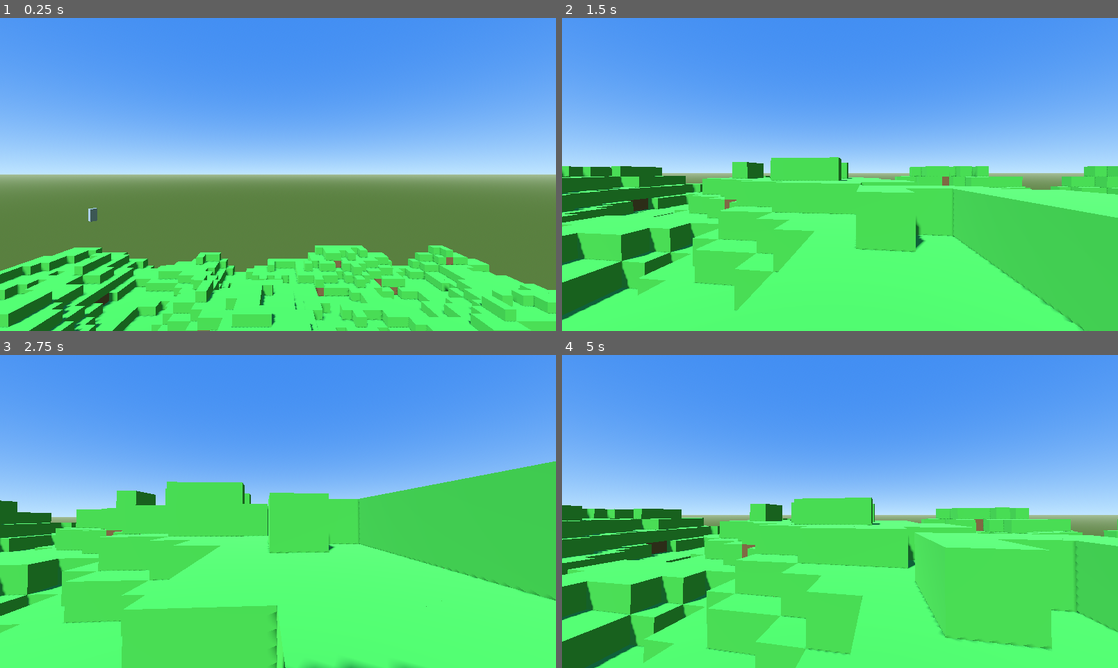
Above: before the commit, frames 1-4 (two rows, left to right).
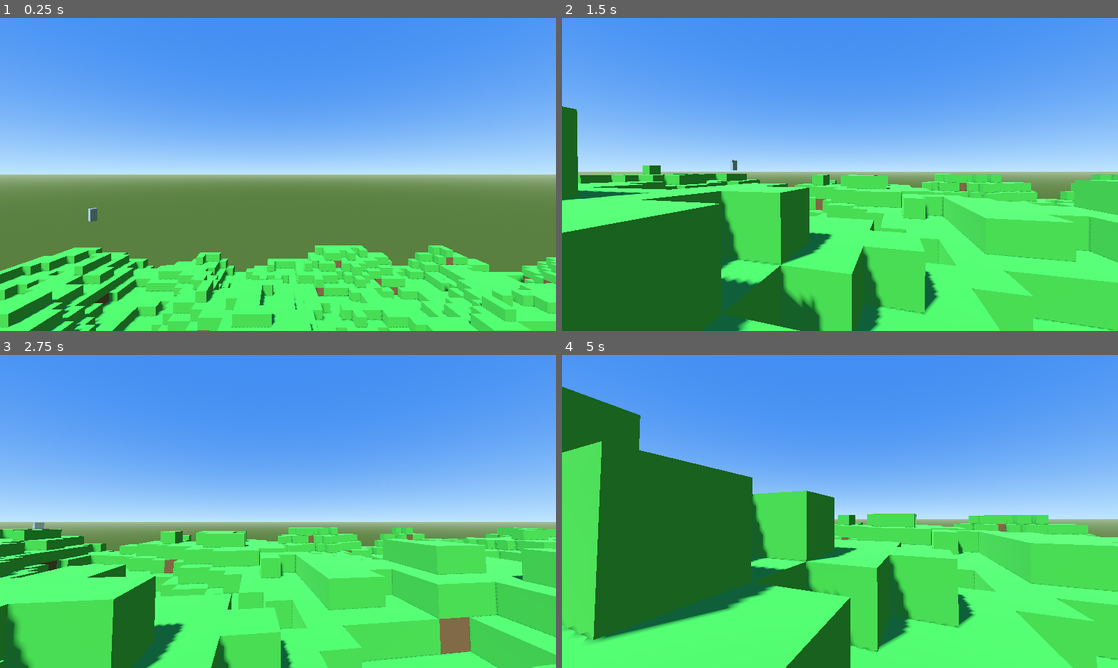
Above: after the commit, the same moments.

Repository: AnesBenRayana/Mini_Manicraft
Game: Godot game, scene res://scenes/world/World.tscn
Same seed, same stepped clock (60 frames per second), same inputs: the game is played once before the commit and once after it.
Inputs (mouse positions are in pixels of both pictures, inside the frame that each line leads up to):
- Up to frame 1 (0.25 s): no input
- Up to frame 2 (1.5 s): tap Enter at 0.5 s; move the mouse to (867, 174) at 0.52 s; hold Shift 0.53-1.28 s; hold Up (ui_up) from 0.53 s (still down); tap Space at 0.77, 0.8, 1.07, 1.35 s; move the mouse to (812, 174) at 1.27 s
- Up to frame 3 (2.75 s): keep holding Up (ui_up); tap Space at 1.52, 1.82, 2.3 s; tap Shift at 1.55 s; move the mouse to (289, 505) at 2.02 s; hold Shift from 2.03 s (still down)
- Up to frame 4 (5 s): keep holding Up (ui_up); move the mouse to (834, 517) at 2.77 s; release Shift at 2.78 s; tap Shift at 2.85, 4.35 s; tap Space at 3.02, 3.32, 4.52, 4.82 s; move the mouse to (878, 514) at 3.52 s; hold Space 3.53-4.28 s; move the mouse to (795, 508) at 4.27 s

The runs differ from the first frame. In frame 1, 0.6% of the frame differs, in the area x 87-100%, y 76-87%; in frame 2, 33%; in frame 3, 40%, in the area x 0-100%, y 34-100%; in frame 4, 40%.

Commit message:
add player movments

Diff:
--- a/scripts/player/player.gd
+++ b/scripts/player/player.gd
@@ -6,14 +6,14 @@
 
 const WALK_SPEED := 5.0
 const RUN_SPEED := 8.0
-const JUMP_VELOCITY := 5.0
+const JUMP_VELOCITY := 6.0
 const GRAVITY := 15.0
 
 # =========================
 # CAMERA
 # =========================
 
-const MOUSE_SENSITIVITY := 0.002
+const MOUSE_SENSITIVITY := 0.004
 
 var camera: Camera3D
 var camera_pitch := 0.0
@@ -27,6 +27,7 @@
 
 
 func _unhandled_input(event: InputEvent) -> void:
+
 	# Mouse movement
 	if event is InputEventMouseMotion:
 		rotate_y(-event.relative.x * MOUSE_SENSITIVITY)
@@ -60,7 +61,7 @@
 	# JUMP
 	# =========================
 
-	if Input.is_key_pressed(KEY_SPACE) and is_on_floor():
+	if Input.is_physical_key_pressed(KEY_SPACE) and is_on_floor():
 		velocity.y = JUMP_VELOCITY
 
 
@@ -68,10 +69,24 @@
 	# MOVEMENT
 	# =========================
 
-	var input_vector := Vector2(
-		Input.get_axis("ui_left", "ui_right"),
-		Input.get_axis("ui_up", "ui_down")
-	)
+	var input_vector := Vector2.ZERO
+
+	if Input.is_physical_key_pressed(KEY_A):
+		input_vector.x -= 1.0
+
+	if Input.is_physical_key_pressed(KEY_D):
+		input_vector.x += 1.0
+
+	if Input.is_physical_key_pressed(KEY_W):
+		input_vector.y -= 1.0
+
+	if Input.is_physical_key_pressed(KEY_S):
+		input_vector.y += 1.0
+
+
+	# =========================
+	# DIRECTION
+	# =========================
 
 	var direction := Vector3(
 		input_vector.x,
@@ -82,10 +97,10 @@
 	if direction.length() > 0.0:
 		direction = direction.normalized()
 
-	# Convert movement to player's orientation
-	direction = transform.basis * direction
-	direction.y = 0.0
-	direction = direction.normalized()
+		# Follow player's rotation
+		direction = transform.basis * direction
+		direction.y = 0.0
+		direction = direction.normalized()
 
 
 	# =========================
@@ -94,7 +109,7 @@
 
 	var current_speed := WALK_SPEED
 
-	if Input.is_key_pressed(KEY_SHIFT):
+	if Input.is_physical_key_pressed(KEY_SHIFT):
 		current_speed = RUN_SPEED
 
 
@@ -102,7 +117,7 @@
 	velocity.z = direction.z * current_speed
 
 
-	# Stop horizontal movement when no key is pressed
+	# Stop horizontal movement
 	if input_vector.length() == 0.0:
 		velocity.x = move_toward(velocity.x, 0.0, WALK_SPEED)
 		velocity.z = move_toward(velocity.z, 0.0, WALK_SPEED)
--- a/scripts/world/world.gd
+++ b/scripts/world/world.gd
@@ -3,7 +3,7 @@
 const BLOCK_SCENE = preload("res://scenes/blocks/Block.tscn")
 const PLAYER_SCENE = preload("res://scenes/player/Player.tscn")
 
-const WORLD_SIZE := 60
+const WORLD_SIZE := 100
 const MAX_HEIGHT := 8
 const SEED := 12345
 
